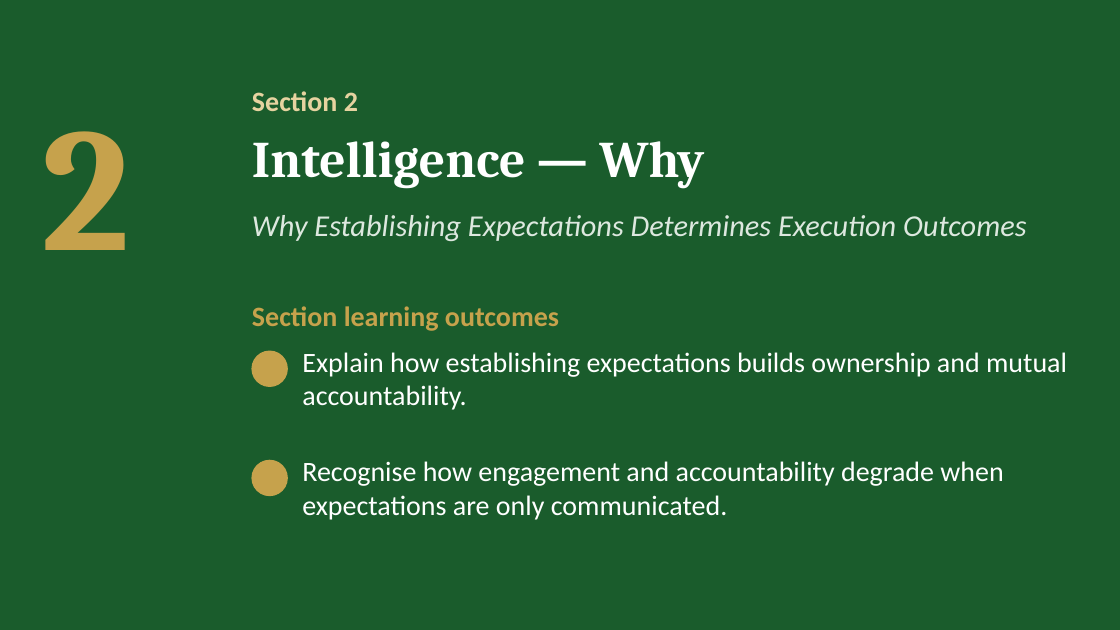
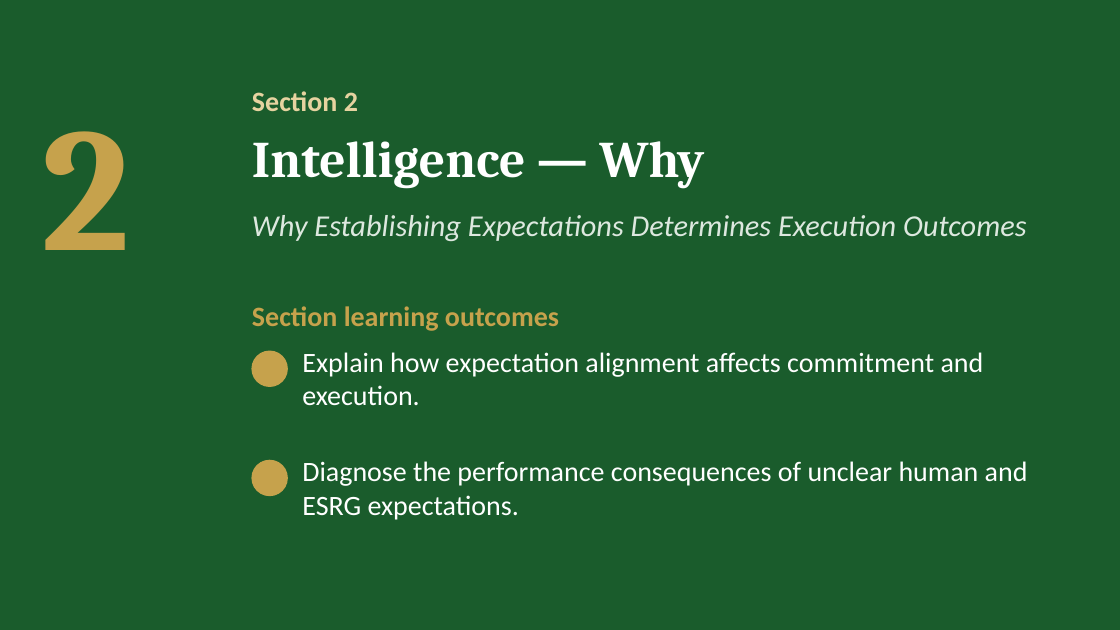
Before and after one commit to IBSL26/ibsl-platform, a slide deck: slide 11 of Unit decks/Unit 07 - Establishing Performance Expectations.pptx. Drawn at 1120x630 pixels with LibreOffice and Linux fonts; fonts in the diff are those of the drawing; background and template pictures are left out. Boxes give left, top, right and bottom in pixels: in the first picture for what was removed or moved away, otherwise in the second. Text is boxed around its words. In the diff, an @@ line names an element or a change of style, - is before the commit and + after.

Commit message:
Unit 7: the two performance views (human and organisational)

```diff
--- a/Unit decks/Unit 07 - Establishing Performance Expectations.pptx
+++ b/Unit decks/Unit 07 - Establishing Performance Expectations.pptx
@@ text at (302,352,984,405): text changed @@
-Explain how establishing expectations builds ownership and mutual accountability.
+Explain how expectation alignment affects commitment and execution.
@@ text at (302,461,1028,520): text changed @@
-Recognise how engagement and accountability degrade when expectations are only communicated.
+Diagnose the performance consequences of unclear human and ESRG expectations.
```
Also in this commit, not shown: 11 other slides changed, 1 slide removed, 41 other files.
